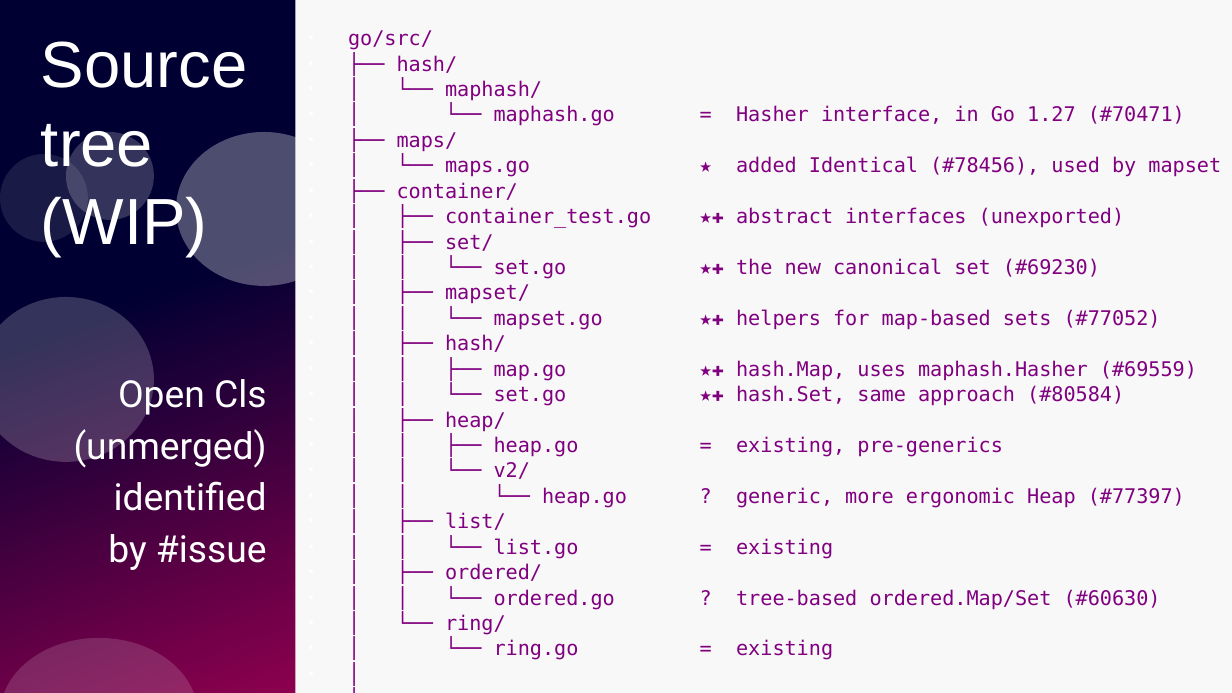
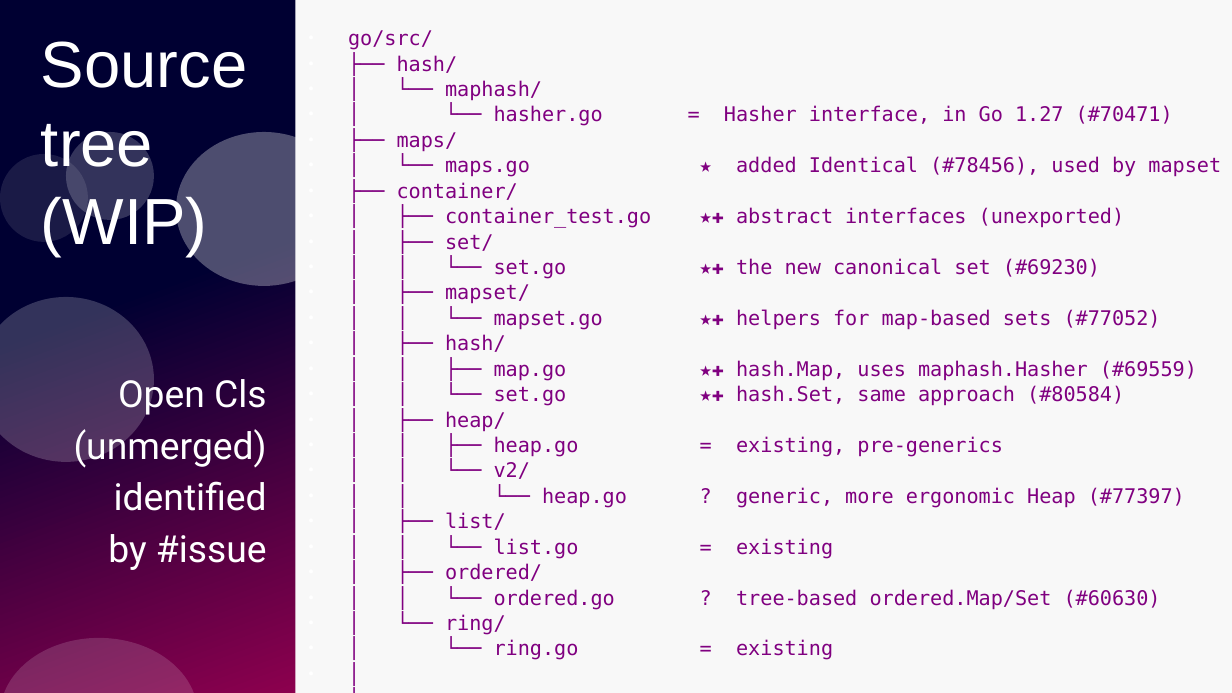
Before and after one commit to ramalho/sets-in-go, a slide deck: slide 36 of sets-in-go.odp. Drawn at 1232x693 pixels with LibreOffice and Linux fonts; fonts in the diff are those of the drawing. Boxes give left, top, right and bottom in pixels: in the first picture for what was removed or moved away, otherwise in the second. Text is boxed around its words. In the diff, an @@ line names an element or a change of style, - is before the commit and + after.

Commit message:
slides for hasher types

```diff
--- a/sets-in-go.odp
+++ b/sets-in-go.odp
@@ text at <box>494,105,1173,660</box>: text changed @@
-● │ └── maphash.go = Hasher interface, in Go 1.27 (#70471)
+● │ └── hasher.go = Hasher interface, in Go 1.27 (#70471)
```
Also in this commit, not shown: 7 other slides changed, 4 slides added, 4 other files.
